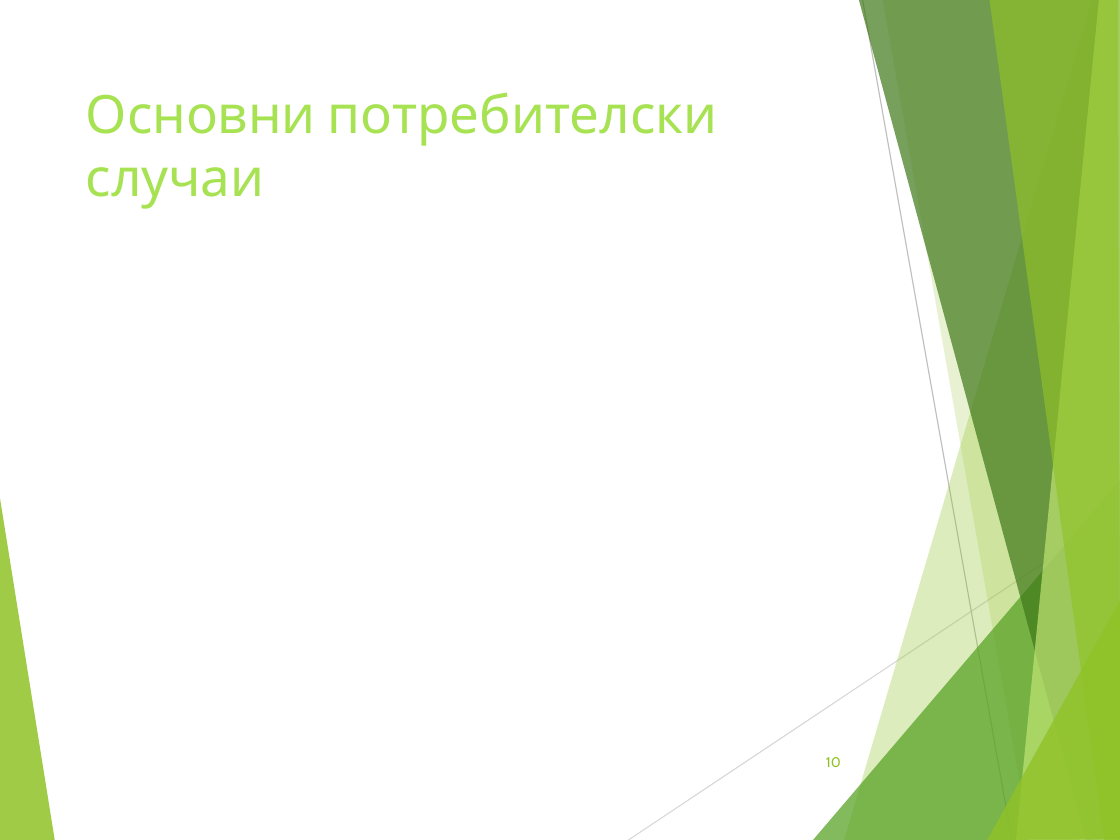
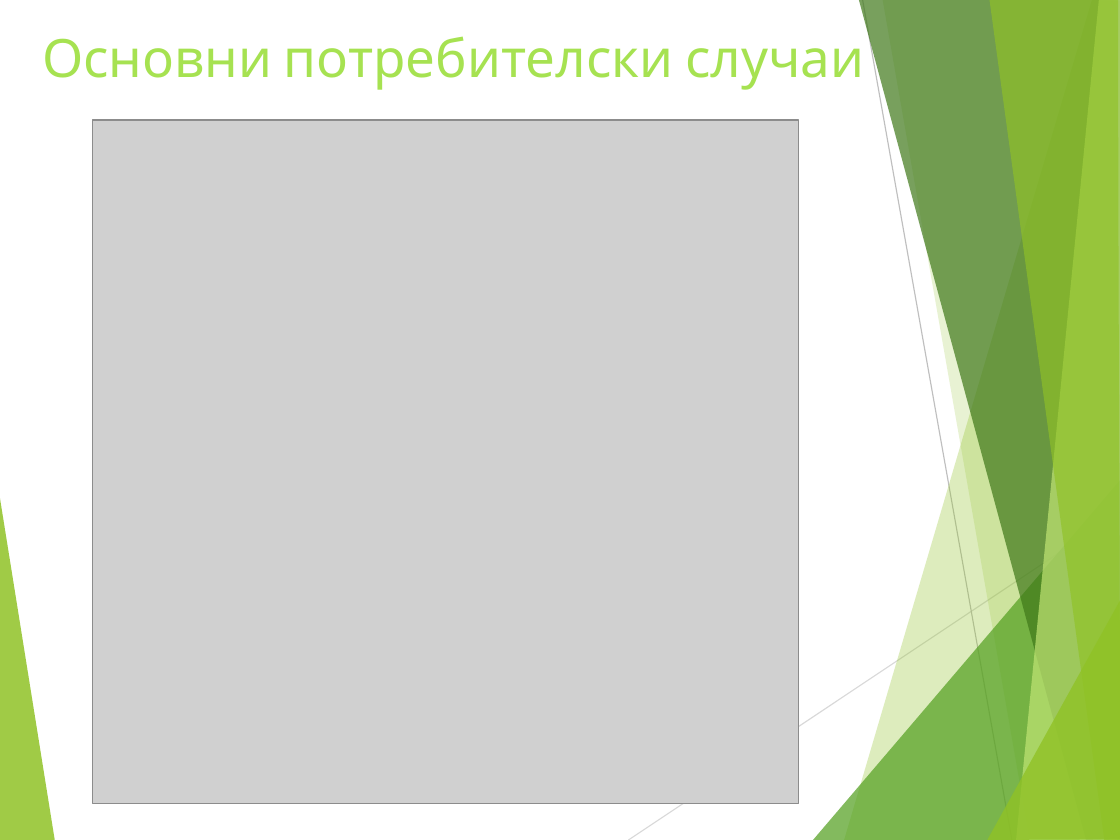
Before and after one commit to ivanchuchulski/fmi-requirements-analisys, a slide deck: slide 10 of rezervito-hw-05/Rezervito_Presentation_62121_62151_62167.pptx. Drawn at 1120x840 pixels with LibreOffice and Linux fonts; fonts in the diff are those of the drawing; grey boxes stand for pictures. Boxes give left, top, right and bottom in pixels: in the first picture for what was removed or moved away, otherwise in the second. Text is boxed around its words. In the diff, an @@ line names an element or a change of style, - is before the commit and + after.

```diff
--- a/rezervito-hw-05/Rezervito_Presentation_62121_62151_62167.pptx
+++ b/rezervito-hw-05/Rezervito_Presentation_62121_62151_62167.pptx
@@ title "Основни потребителски случаи" rewrapped from <box>86,92,718,209</box> to <box>42,36,864,90</box> @@
@@ picture added at <box>93,120,800,803</box> @@
@@ page number removed at <box>826,757,841,767</box> @@
-10
```
Also in this commit, not shown: 14 other slides changed, 9 slides added, 16 other files.
